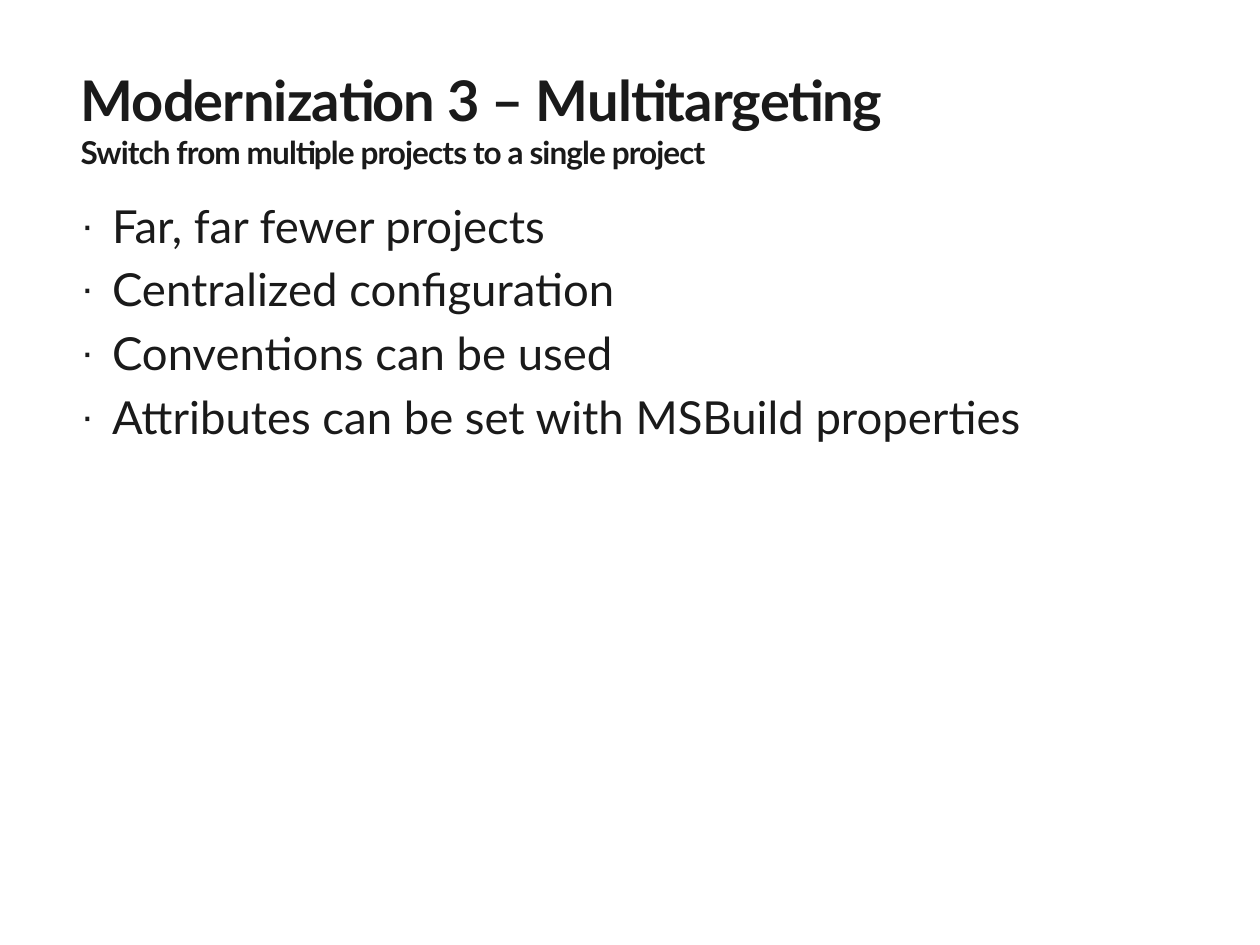
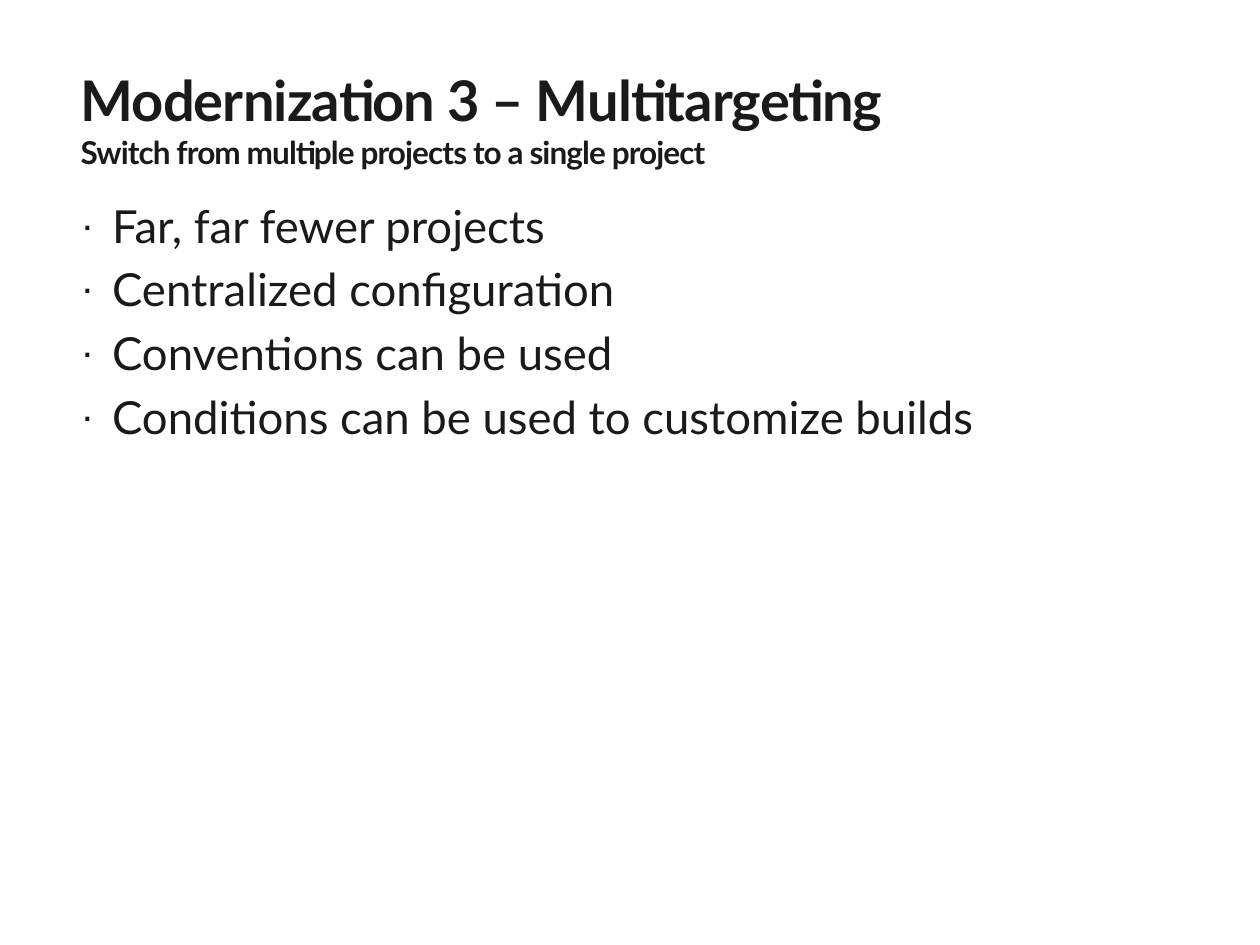
Before and after one commit to mattleibow/ModernizingProjectsDemo, a slide deck: slide 11 of Slides.pptx (slide 9 before the commit). Drawn at 1260x945 pixels with LibreOffice and Linux fonts; fonts in the diff are those of the drawing; background and template pictures are left out. Boxes give left, top, right and bottom in pixels: in the first picture for what was removed or moved away, otherwise in the second. Text is boxed around its words. In the diff, an @@ line names an element or a change of style, - is before the commit and + after.

Commit message:
Updated the slides

```diff
--- a/Slides.pptx
+++ b/Slides.pptx
@@ text at (112, 400, 973, 435): text changed @@
-· Attributes can be set with MSBuild properties
+· Conditions can be used to customize builds
```
Also in this commit, not shown: 2 other slides changed, 4 slides added.
